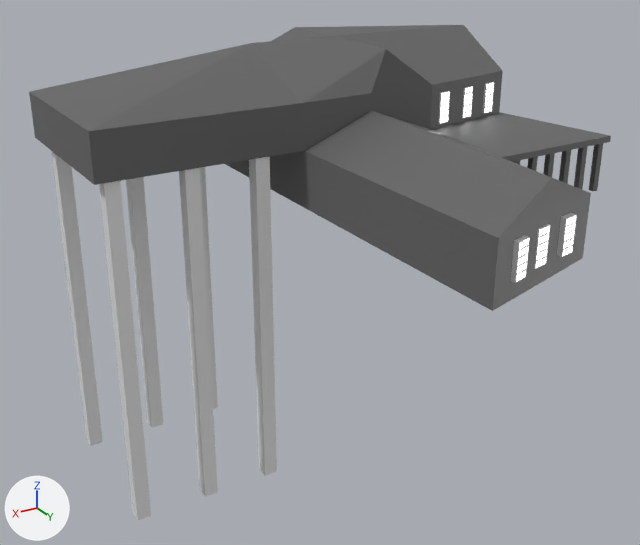
Before and after pictures for a commit that changed the FBX model Assets/Models/Saint Mary's Island/KingstonStreetHouse1.fbx.
Camera for both pictures: a 50 mm lens placed at (30.7, 99.9, 29.5), pointed at (-27.2, 3.3, -18.8). Arrows for +X, +Y and +Z are at lower left; the lights stay in place. Where no turn or scale is listed for an object, it has been applied to the vertices.
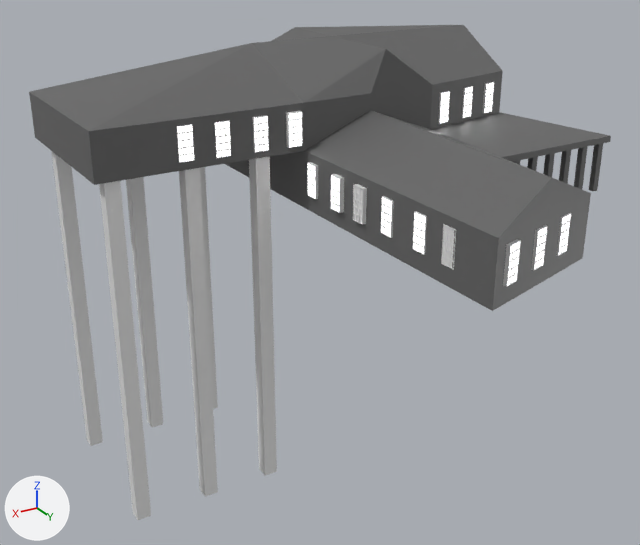
Patch to the scene script:
```diff
--- a/Assets/Models/Saint Mary's Island/KingstonStreetHouse1.fbx.py
+++ b/Assets/Models/Saint Mary's Island/KingstonStreetHouse1.fbx.py
@@ ob_cube_024 @@
 ob_cube_024 = bpy.data.objects.new('Cube.024', me_cube_010)
-ob_cube_024.location = (-30.4, 37.9, -5.3)
+ob_cube_024.location = (-29.0, 38.2, -5.3)
 ob_cube_024.rotation_euler = (-3.142, 0.0, -1.289)  # degrees (-180, 0, -74)
@@ ob_cube_022 @@
 ob_cube_022 = bpy.data.objects.new('Cube.022', me_cube_003)
-ob_cube_022.location = (-39.7, 35.3, -5.3)
-ob_cube_022.rotation_euler = (-3.142, 0.0, -1.372)  # degrees (-180, 0, -79)
+ob_cube_022.location = (-39.5, 34.8, -5.3)
+ob_cube_022.rotation_euler = (3.142, 0.0, -1.259)  # degrees (180, 0, -72)
 ob_cube_022.scale = (-0.365, -1.0, -2.25)
@@ ob_cube_023 @@
 ob_cube_023 = bpy.data.objects.new('Cube.023', me_cube_009)
-ob_cube_023.location = (-34.8, 36.3, -5.3)
-ob_cube_023.rotation_euler = (-3.142, 0.0, -1.372)  # degrees (-180, 0, -79)
+ob_cube_023.location = (-34.3, 36.4, -5.3)
+ob_cube_023.rotation_euler = (3.142, 0.0, -1.259)  # degrees (180, 0, -72)
 ob_cube_023.scale = (-0.365, -1.0, -2.25)
@@ ob_cube_028 @@
+ob_cube_028 = bpy.data.objects.new('Cube.028', me_cube_031)  # 168 vertices, 166 faces; spans x -1.0..1.0, y -1.0..1.0, z -1.0..1.0; in mat_material_024 (white #e7e7e7), mat_material_025 (white #e7e7e7)
+ob_cube_028.location = (-26.0, 3.7, -5.3)
+ob_cube_028.rotation_euler = (0.0, -3.142, 0.0196)  # degrees (0, -180, 1.1)
+ob_cube_028.scale = (-0.365, -1.0, -2.25)
@@ ob_cube_026 @@
+ob_cube_026 = bpy.data.objects.new('Cube.026', me_cube_029)  # 168 vertices, 166 faces; spans x -1.0..1.0, y -1.0..1.0, z -1.0..1.0; in mat_material_020 (white #e7e7e7), mat_material_021 (white #e7e7e7)
+ob_cube_026.location = (-26.4, 26.5, -5.3)
+ob_cube_026.rotation_euler = (0.0, 3.142, 0.0382)  # degrees (0, 180, 2.2)
+ob_cube_026.scale = (-0.365, -1.0, -2.25)
@@ ob_cube_030 @@
+ob_cube_030 = bpy.data.objects.new('Cube.030', me_cube_033)  # 168 vertices, 166 faces; spans x -1.0..1.0, y -1.0..1.0, z -1.0..1.0; in mat_material_028 (white #e7e7e7)
+ob_cube_030.location = (-26.0, 14.9, -5.3)
+ob_cube_030.rotation_euler = (0.0, 3.142, 0.0382)  # degrees (0, 180, 2.2)
+ob_cube_030.scale = (-0.365, -1.0, -2.25)
@@ ob_cube_025 @@
+ob_cube_025 = bpy.data.objects.new('Cube.025', me_cube_028)  # 168 vertices, 166 faces; spans x -1.0..1.0, y -1.0..1.0, z -1.0..1.0; in mat_material_019 (white #e7e7e7)
+ob_cube_025.location = (-26.6, 31.5, -5.3)
+ob_cube_025.rotation_euler = (0.0, 3.142, 0.0382)  # degrees (0, 180, 2.2)
+ob_cube_025.scale = (-0.365, -1.0, -2.25)
@@ ob_cube_027 @@
+ob_cube_027 = bpy.data.objects.new('Cube.027', me_cube_030)  # 168 vertices, 166 faces; spans x -1.0..1.0, y -1.0..1.0, z -1.0..1.0; in mat_material_022 (white #e7e7e7), mat_material_023 (white #e7e7e7)
+ob_cube_027.location = (-26.3, 20.3, -5.3)
+ob_cube_027.rotation_euler = (0.0, -3.142, 0.0196)  # degrees (0, -180, 1.1)
+ob_cube_027.scale = (-0.365, -1.0, -2.25)
@@ ob_cube_034 @@
+ob_cube_034 = bpy.data.objects.new('Cube.034', me_cube_037)  # 168 vertices, 166 faces; spans x -1.0..1.0, y -1.0..1.0, z -1.0..1.0; in mat_material_031 (white #e7e7e7), mat_material_032 (white #e7e7e7)
+ob_cube_034.location = (-9.4, 1.2, 1.4)
+ob_cube_034.rotation_euler = (-3.142, 0.0, -1.553)  # degrees (-180, 0, -89)
+ob_cube_034.scale = (-0.365, -1.0, -2.25)
@@ ob_cube_033 @@
+ob_cube_033 = bpy.data.objects.new('Cube.033', me_cube_036)  # 168 vertices, 166 faces; spans x -1.0..1.0, y -1.0..1.0, z -1.0..1.0; in mat_material_029 (white #e7e7e7), mat_material_030 (white #e7e7e7)
+ob_cube_033.location = (-14.3, 1.1, 1.2)
+ob_cube_033.rotation_euler = (-3.142, 0.0, -1.553)  # degrees (-180, 0, -89)
+ob_cube_033.scale = (-0.365, -1.0, -2.25)
@@ ob_cube_029 @@
+ob_cube_029 = bpy.data.objects.new('Cube.029', me_cube_032)  # 168 vertices, 166 faces; spans x -1.0..1.0, y -1.0..1.0, z -1.0..1.0; in mat_material_026 (white #e7e7e7), mat_material_027 (white #e7e7e7)
+ob_cube_029.location = (-25.8, 9.9, -5.3)
+ob_cube_029.rotation_euler = (0.0, 3.142, 0.0382)  # degrees (0, 180, 2.2)
+ob_cube_029.scale = (-0.365, -1.0, -2.25)
@@ ob_cube_031 @@
+ob_cube_031 = bpy.data.objects.new('Cube.031', me_cube_034)  # 168 vertices, 166 faces; spans x -1.0..1.0, y -1.0..1.0, z -1.0..1.0; in mat_material_029 (white #e7e7e7), mat_material_030 (white #e7e7e7)
+ob_cube_031.location = (-24.4, 1.5, 1.2)
+ob_cube_031.rotation_euler = (-3.142, 0.0, -1.553)  # degrees (-180, 0, -89)
+ob_cube_031.scale = (-0.365, -1.0, -2.25)
@@ ob_cube_032 @@
+ob_cube_032 = bpy.data.objects.new('Cube.032', me_cube_035)  # 168 vertices, 166 faces; spans x -1.0..1.0, y -1.0..1.0, z -1.0..1.0; in mat_material_029 (white #e7e7e7), mat_material_030 (white #e7e7e7)
+ob_cube_032.location = (-19.6, 1.2, 1.2)
+ob_cube_032.rotation_euler = (-3.142, 0.0, -1.553)  # degrees (-180, 0, -89)
+ob_cube_032.scale = (-0.365, -1.0, -2.25)
```

Where the change shows, as pixel boxes (x1, y1, x2, y2) in the pictures (640 x 545 px):
'Cube.024', moved
    before: (511, 236, 530, 283)
    after: (503, 239, 521, 287)
'Cube.022', moved, turned
    before: (557, 213, 577, 257)
    after: (557, 213, 571, 256)
'Cube.034', added
    after: (176, 124, 194, 163)
'Cube.023', moved, turned
    before: (534, 224, 550, 269)
    after: (531, 225, 547, 270)
'Cube.031', added
    after: (286, 111, 302, 148)
'Cube.033', added
    after: (214, 120, 231, 158)
'Cube.032', added
    after: (253, 115, 269, 153)
'Cube.030', added
    after: (353, 184, 367, 225)
'Cube.026', added
    after: (413, 211, 427, 255)
'Cube.025', added
    after: (441, 224, 456, 270)
'Cube.029', added
    after: (331, 174, 344, 213)
'Cube.027', added
    after: (381, 196, 394, 238)
'Cube.028', added
    after: (307, 162, 318, 199)
